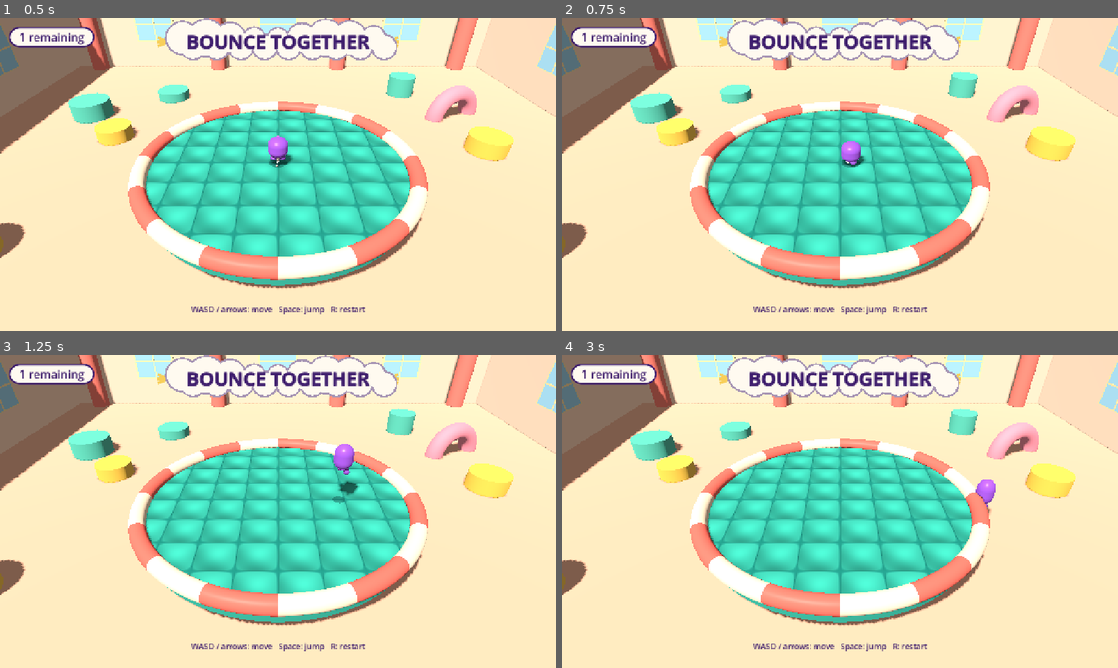
Above: before the commit, frames 1-4 (two rows, left to right).
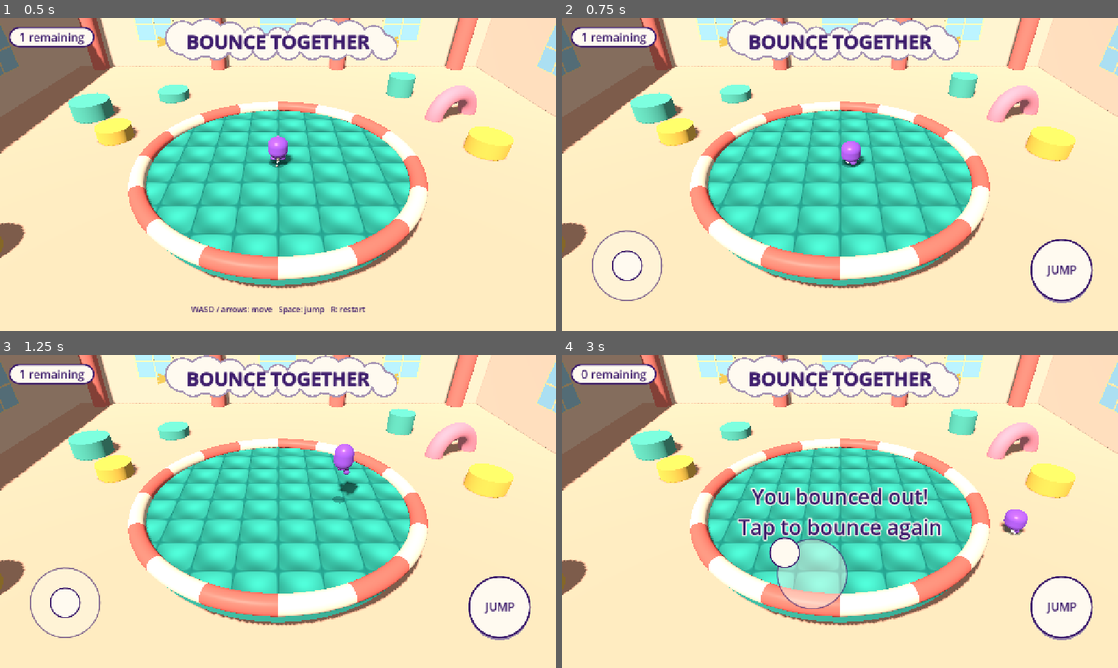
Above: after the commit, the same moments.

Repository: oronanschel/bounce-together
Game: Godot game, scene res://scenes/main.tscn
Two runs of this game, one before a commit and one after it. Both use one fixed random seed, a clock stepped at 60 frames per second and the inputs below.
Inputs (mouse positions are in pixels of both pictures, inside the frame that each line leads up to):
- Up to frame 1 (0.5 s): no input
- Up to frame 2 (0.75 s): move the mouse to (962, 158) at 0.52 s; hold D (move_right) from 0.53 s (still down); tap Space (jump) at 0.6 s; click (962, 158) at 0.67 s
- Up to frame 3 (1.25 s): keep holding D (move_right); tap Space (jump) at 0.77, 1.07 s
- Up to frame 4 (3 s): release D (move_right) at 1.25 s; drag from (728, 527) to (812, 574) at 1.27 s; move the mouse to (895, 442) at 2.02 s; hold D (move_right) 2.03-2.75 s; tap Space (jump) at 2.1 s; click (895, 442) at 2.17 s; tap Enter at 2.75 s; drag from (812, 574) to (673, 464) at 2.77 s

Frame 1 is identical in both runs. In frame 2, 2.8% of the frame differs, in the area x 5-96%, y 67-95%; in frame 3, 2.8%; in frame 4, 8.0%, in the area x 3-96%, y 4-95%.

Commit message:
Touch controls: soft stick on the left, JUMP button, tap to restart
Hidden until the first touch; drives existing input actions so gameplay
code is unchanged. Restart hint switches to 'Tap' on touch devices.

Assisted-by: Claude Code:claude-opus-5-5 (Karma42 agent bounce-artist)
Co-Authored-By: Claude Opus 5.5 <noreply@anthropic.com>

Diff:
--- /dev/null
+++ b/scripts/touch_controls.gd
@@ -0,0 +1,108 @@
+extends Control
+## On-screen controls for touch screens: drag anywhere on the left half to move
+## (a soft stick appears under your thumb), tap the round button on the right to
+## jump. Drives the existing input actions, so gameplay code needs no changes.
+## Hidden until the first touch, so desktop players never see it.
+
+const INK := Color("3b1a6b")
+const CREAM := Color("fffaf0")
+const CORAL := Color("f2766b")
+const STICK_RADIUS := 80.0
+const JUMP_RADIUS := 70.0
+
+var _stick_finger := -1
+var _stick_origin := Vector2.ZERO
+var _stick_pos := Vector2.ZERO
+var _jump_finger := -1
+## Set by the HUD while the game-over / win overlay is showing.
+var restart_enabled := false
+
+
+func _ready() -> void:
+	set_anchors_and_offsets_preset(Control.PRESET_FULL_RECT)
+	mouse_filter = Control.MOUSE_FILTER_IGNORE
+	visible = false
+
+
+func _screen() -> Vector2:
+	return get_viewport_rect().size
+
+
+func _jump_center() -> Vector2:
+	return _screen() - Vector2(130, 140)
+
+
+func _input(event: InputEvent) -> void:
+	if event is InputEventScreenTouch:
+		visible = true
+		if event.pressed:
+			if event.position.distance_to(_jump_center()) < JUMP_RADIUS * 1.4:
+				_jump_finger = event.index
+				Input.action_press("jump")
+			elif event.position.x < _screen().x * 0.5 and _stick_finger == -1:
+				_stick_finger = event.index
+				_stick_origin = event.position
+				_stick_pos = event.position
+			elif restart_enabled:
+				# Any other tap restarts once the round is over.
+				_tap_restart()
+		else:
+			if event.index == _jump_finger:
+				_jump_finger = -1
+				Input.action_release("jump")
+			if event.index == _stick_finger:
+				_stick_finger = -1
+				_apply_stick(Vector2.ZERO)
+		queue_redraw()
+	elif event is InputEventScreenDrag and event.index == _stick_finger:
+		_stick_pos = event.position
+		var v: Vector2 = (_stick_pos - _stick_origin) / STICK_RADIUS
+		_apply_stick(v.limit_length(1.0))
+		queue_redraw()
+
+
+func _tap_restart() -> void:
+	var ev := InputEventAction.new()
+	ev.action = "restart"
+	ev.pressed = true
+	Input.parse_input_event(ev)
+	var up := InputEventAction.new()
+	up.action = "restart"
+	up.pressed = false
+	Input.call_deferred("parse_input_event", up)
+
+
+func _apply_stick(v: Vector2) -> void:
+	_set_axis("move_left", "move_right", v.x)
+	_set_axis("move_forward", "move_back", v.y)
+
+
+func _set_axis(neg: String, pos: String, value: float) -> void:
+	if value < -0.15:
+		Input.action_press(neg, -value)
+		Input.action_release(pos)
+	elif value > 0.15:
+		Input.action_press(pos, value)
+		Input.action_release(neg)
+	else:
+		Input.action_release(neg)
+		Input.action_release(pos)
+
+
+func _draw() -> void:
+	var jc := _jump_center()
+	var pressed := _jump_finger != -1
+	draw_circle(jc + Vector2(0, 6), JUMP_RADIUS, INK.lerp(CREAM, 0.5))
+	draw_circle(jc + (Vector2(0, 4) if pressed else Vector2.ZERO), JUMP_RADIUS, CORAL if pressed else CREAM)
+	draw_arc(jc, JUMP_RADIUS, 0, TAU, 48, INK, 4.0, true)
+	var font := get_theme_default_font()
+	var fs := 26
+	var tw := font.get_string_size("JUMP", HORIZONTAL_ALIGNMENT_LEFT, -1, fs).x
+	draw_string(font, jc + Vector2(-tw / 2, fs * 0.35), "JUMP", HORIZONTAL_ALIGNMENT_LEFT, -1, fs, INK)
+
+	var base := _stick_origin if _stick_finger != -1 else Vector2(150, _screen().y - 150)
+	var knob := base + (_stick_pos - _stick_origin).limit_length(STICK_RADIUS) if _stick_finger != -1 else base
+	draw_circle(base, STICK_RADIUS, Color(CREAM, 0.45))
+	draw_arc(base, STICK_RADIUS, 0, TAU, 48, Color(INK, 0.6), 3.0, true)
+	draw_circle(knob, 34, CREAM)
+	draw_arc(knob, 34, 0, TAU, 32, INK, 3.0, true)
--- a/scripts/ui.gd
+++ b/scripts/ui.gd
@@ -6,6 +6,8 @@
 
 var _remaining: Label
 var _center: Label
+var _help: Label
+var _touch
 
 
 func _ready() -> void:
@@ -19,7 +21,11 @@
 	add_child(counter)
 	_remaining = counter.get_child(0)
 
+	_touch = preload("res://scripts/touch_controls.gd").new()
+	add_child(_touch)
+
 	var help := Label.new()
+	_help = help
 	help.text = "WASD / arrows: move   Space: jump   R: restart"
 	help.add_theme_color_override("font_color", INK)
 	help.add_theme_font_size_override("font_size", 18)
@@ -68,18 +74,29 @@
 func show_playing(n: int) -> void:
 	set_remaining(n)
 	_center.text = ""
+	_touch.restart_enabled = false
+
+
+func _restart_hint() -> String:
+	return "Tap to bounce again" if _touch.visible else "Press R to bounce again"
+
+
+func _process(_delta: float) -> void:
+	_help.visible = not _touch.visible
 
 
 func show_game_over(message: String) -> void:
 	_center.remove_theme_color_override("font_color")
 	_center.add_theme_color_override("font_color", INK)
-	_center.text = message + "\nPress R to bounce again"
+	_center.text = message + "\n" + _restart_hint()
+	_touch.restart_enabled = true
 
 
 ## Winner overlay for gameplay to call when one bouncer is left.
 func show_win(winner_name: String, winner_color: Color = INK) -> void:
 	_center.add_theme_color_override("font_color", winner_color.darkened(0.25))
-	_center.text = "%s wins!\nPress R to bounce again" % winner_name
+	_center.text = "%s wins!\n%s" % [winner_name, _restart_hint()]
+	_touch.restart_enabled = true
 
 
 ## Cloud-shaped title banner drawn from overlapping circles (no texture needed).
Binary file added: docs/screenshots/touch-controls.png
Not shown, added: scripts/touch_controls.gd.uid
Not shown, changed: build/web-compact/index.pck.wasm
Not shown, changed: build/web/index.pck
